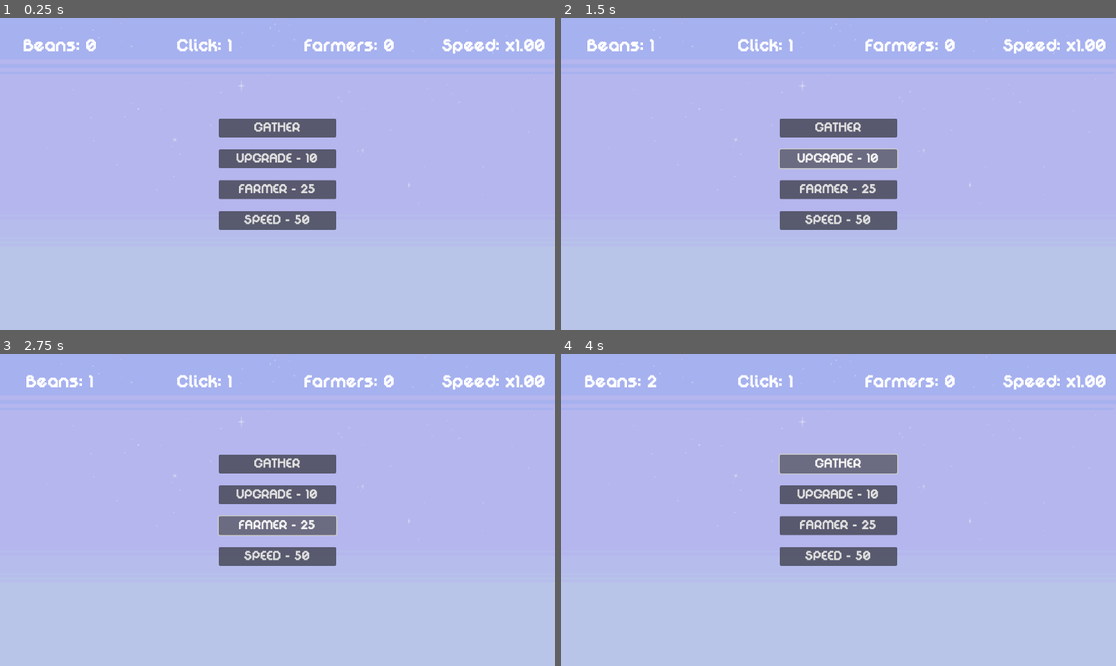
Above: before the commit, frames 1-4 (two rows, left to right).
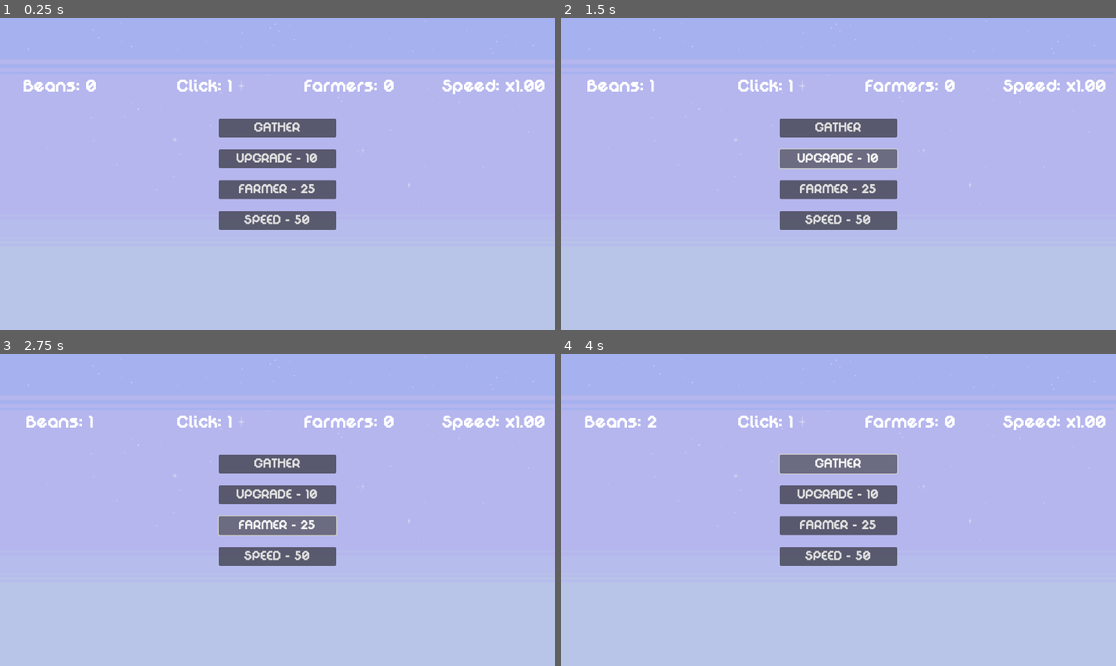
Above: after the commit, the same moments.

Repository: caglarefek/coffee-clicker
Game: Godot game, scene res://scenes/game.tscn
The game is run twice, just before and just after one commit, with the same random seed, the same clock (stepped at 60 frames per second) and the same inputs.
Inputs:
- Up to frame 1 (0.25 s): no input
- Up to frame 2 (1.5 s): click "GATHER" at 0.5 s; click "UPGRADE - 10" at 1.25 s
- Up to frame 3 (2.75 s): click "FARMER - 25" at 2 s
- Up to frame 4 (4 s): click "SPEED - 50" at 2.75 s; click "GATHER" at 3.5 s

The runs differ from the first frame. In frame 1, 2.2% of the frame differs, in the area x 4-99%, y 6-25%; in frame 2, 2.2%; in frame 3, 2.2%; in frame 4, 2.2%.

Commit message:
testing git

Diff:
--- a/scenes/game.tscn
+++ b/scenes/game.tscn
@@ -27,9 +27,10 @@
 anchors_preset = 5
 anchor_left = 0.5
 anchor_right = 0.5
-offset_left = -333.0
-offset_right = 333.0
-offset_bottom = 121.0
+offset_left = -575.0
+offset_top = 84.0
+offset_right = 575.0
+offset_bottom = 205.0
 grow_horizontal = 2
 theme_override_constants/separation = 50
 
